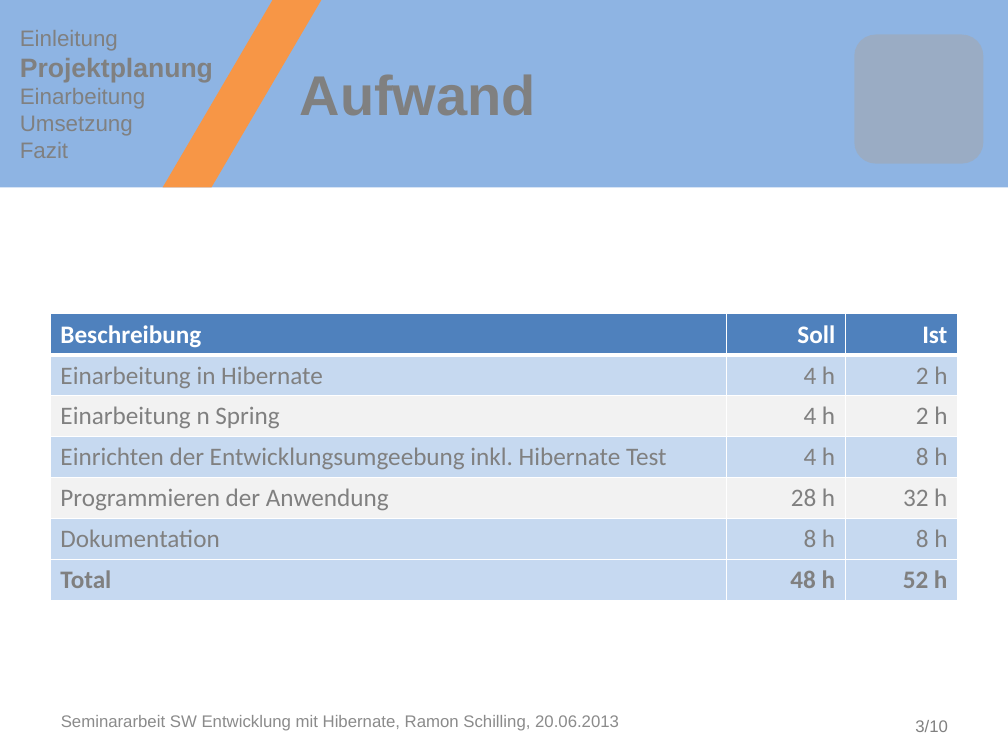
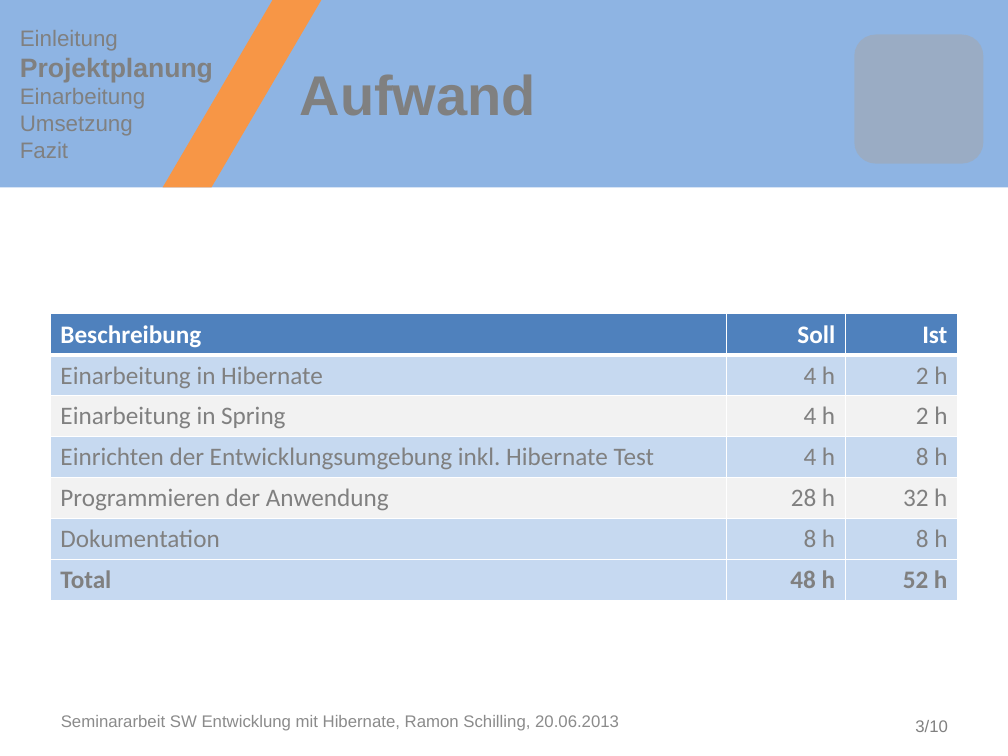
Before and after one commit to schilram/sem_hib, a slide deck: slide 3 of documentation/Präsentation.pptx. Drawn at 1008x756 pixels with LibreOffice and Linux fonts; fonts in the diff are those of the drawing; background and template pictures are left out. Boxes give left, top, right and bottom in pixels: in the first picture for what was removed or moved away, otherwise in the second. Text is boxed around its words. In the diff, an @@ line names an element or a change of style, - is before the commit and + after.

Commit message:
after presentation. Final

```diff
--- a/documentation/Präsentation.pptx
+++ b/documentation/Präsentation.pptx
@@ table at (50,314,957,601) @@
-row 3, column 1: Einarbeitung n Spring
+row 3, column 1: Einarbeitung in Spring
-row 4, column 1: Einrichten der Entwicklungsumgeebung inkl. Hibernate Test
+row 4, column 1: Einrichten der Entwicklungsumgebung inkl. Hibernate Test
```
Also in this commit, not shown: 4 other files.
